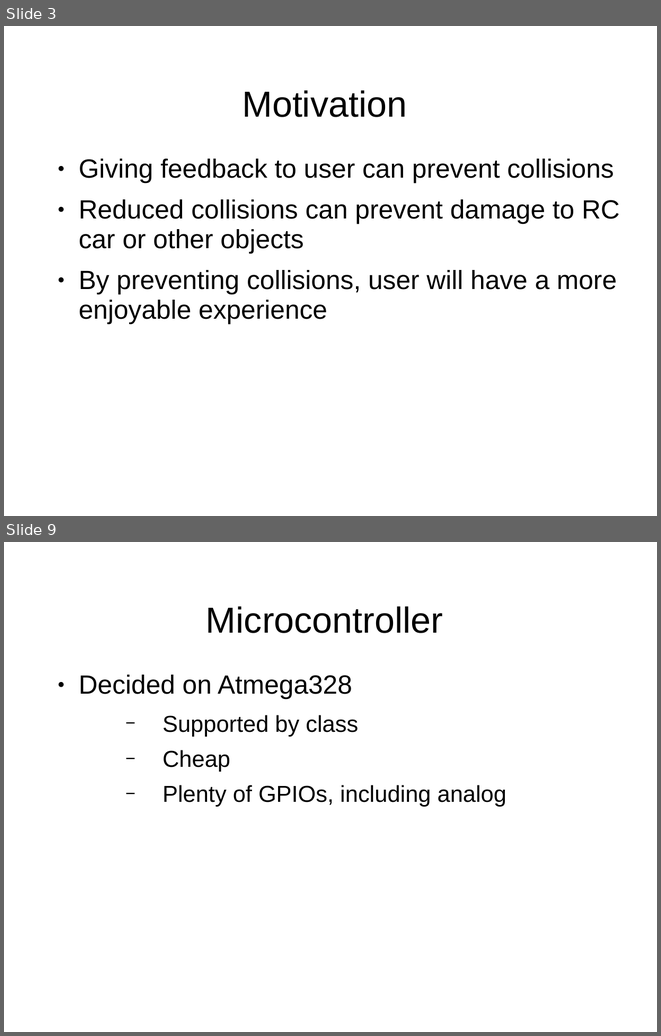
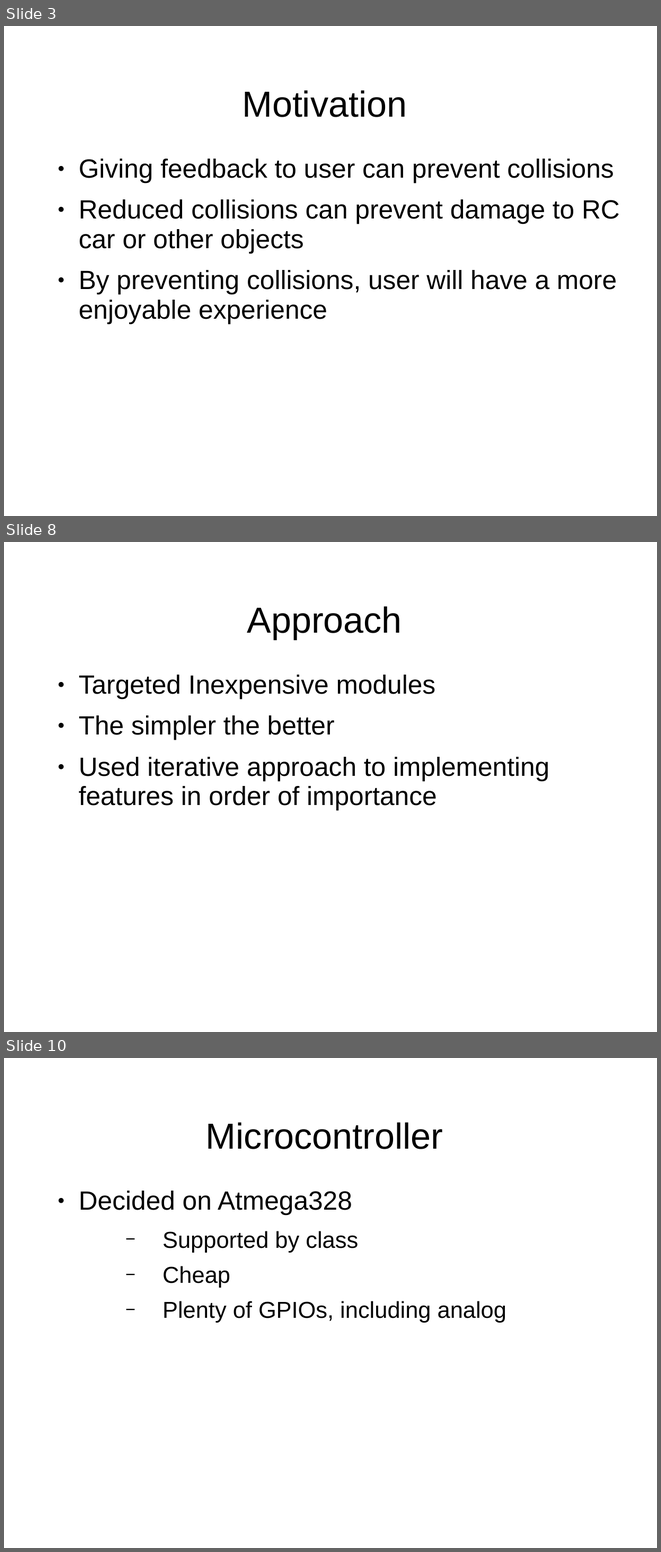
Before and after one commit to RC360Detector/RC360Detector, a slide deck: T08 - Presentation.ppt. Shown one above the other, each under a label of ours: slides 3 and 9 before the commit, slides 3, 8 and 10 after it; the slides between them are not shown. The pictures are 661x1036 and 661x1552 pixels, drawn with LibreOffice and Linux fonts; fonts in the diff are those of the drawing; background and template pictures are left out. Boxes give left, top, right and bottom in pixels: in the first picture for what was removed or moved away, otherwise in the second. Text is boxed around its words. In the diff, an @@ line names an element or a change of style, - is before the commit and + after.

```diff
--- a/T08 - Presentation.ppt
+++ b/T08 - Presentation.ppt
@@ slide 8 added at [4,542,657,1032], background picture (left out) @@
@@ title added at [247,606,402,640], 44 pt, text #000000 @@
+Approach
@@ text added at [79,674,549,810], 32 pt, text #000000 @@
+● Targeted Inexpensive modules
+● The simpler the better
+● Used iterative approach to implementing features in order of importance
@@ what was slide 9 is now slide 10 @@
```
Also in this commit, not shown: 9 slides changed, 5 other slides added, 3 slides removed.
